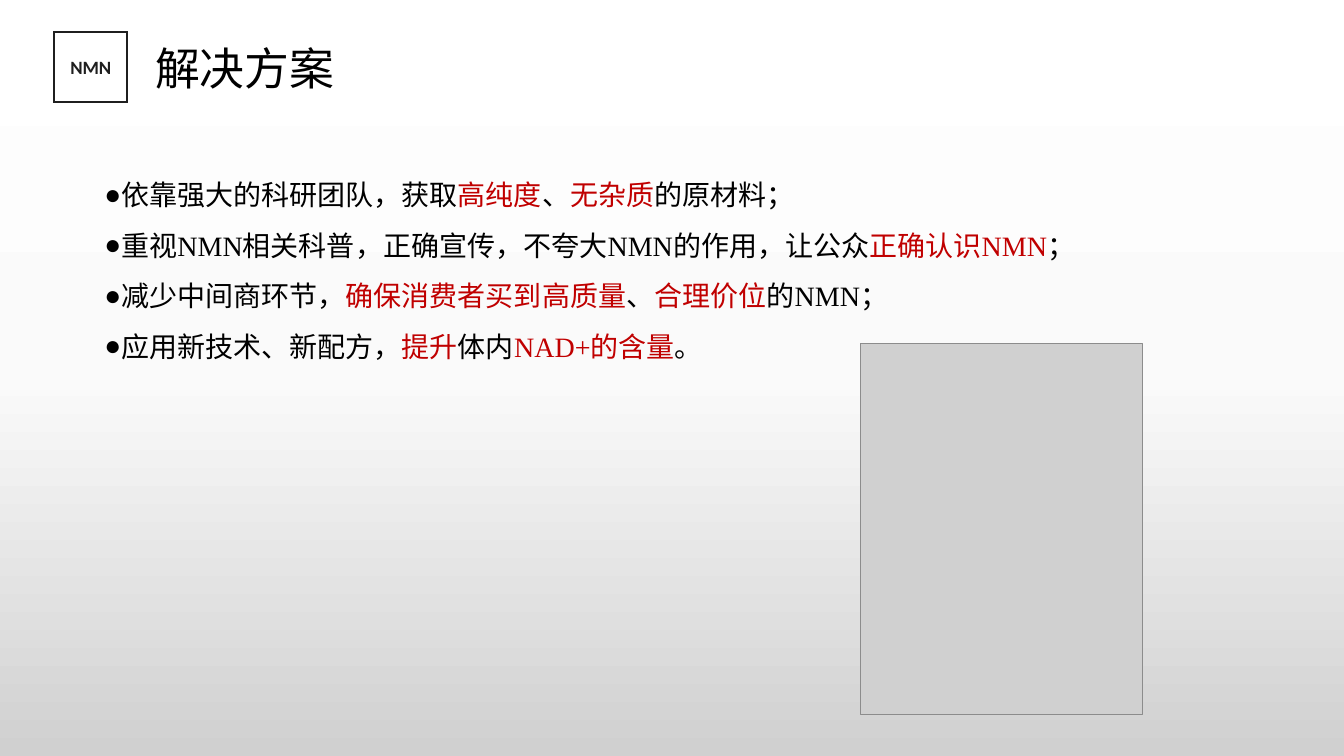
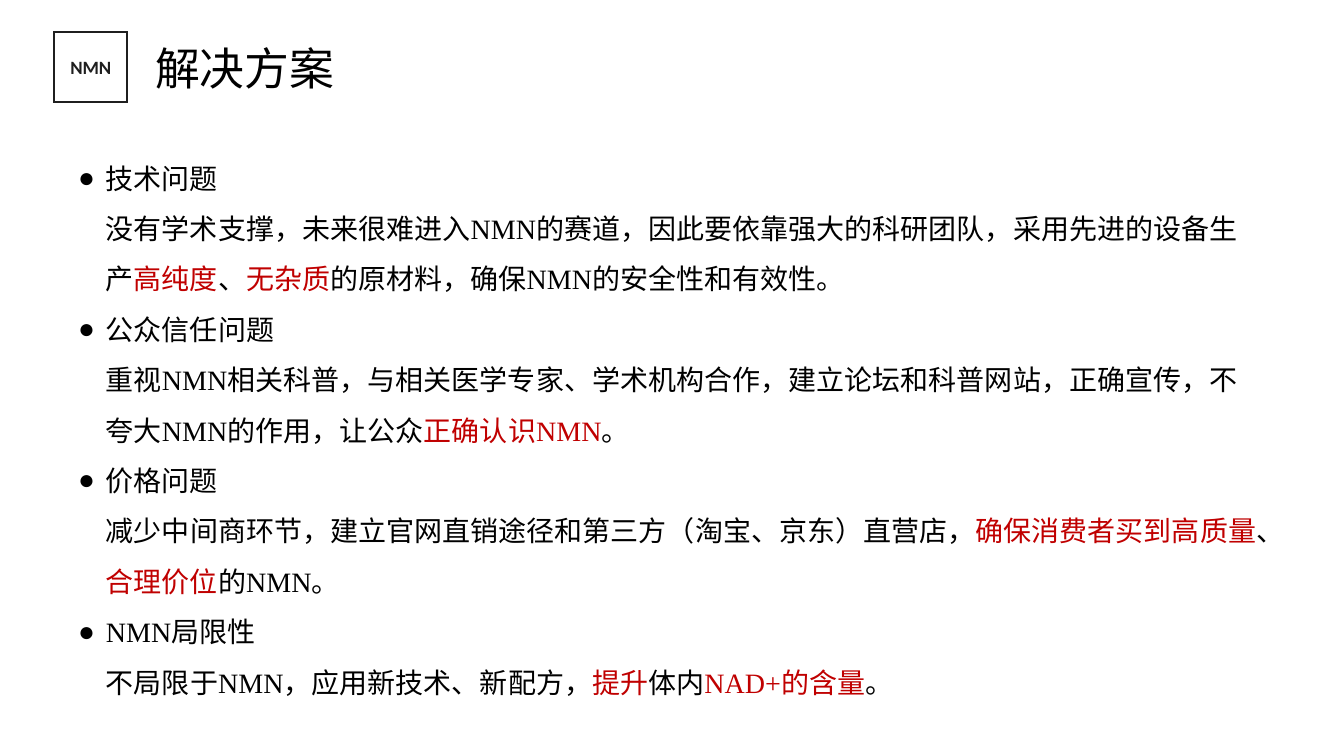
Before and after one commit to JuXue54/blockchain, a slide deck: slide 15 of temp/NMN商业计划书2.pptx. Drawn at 1344x756 pixels with LibreOffice and Linux fonts; fonts in the diff are those of the drawing; grey boxes stand for pictures; background and template pictures are left out. Boxes give left, top, right and bottom in pixels: in the first picture for what was removed or moved away, otherwise in the second. Text is boxed around its words. In the diff, an @@ line names an element or a change of style, - is before the commit and + after.

```diff
--- a/temp/NMN商业计划书2.pptx
+++ b/temp/NMN商业计划书2.pptx
@@ background gradient #FFFFFF to #FBFBFB to #D1D1D1 to #FFFFFF @@
@@ text at box(106, 165, 1284, 696): text changed @@
-● 依靠强大的科研团队，获取高纯度、无杂质的原材料；
-● 重视NMN相关科普，正确宣传，不夸大NMN的作用，让公众正确认识NMN；
-● 减少中间商环节，确保消费者买到高质量、合理价位的NMN；
-● 应用新技术、新配方，提升体内NAD+的含量。
+● 技术问题
+没有学术支撑，未来很难进入NMN的赛道，因此要依靠强大的科研团队，采用先进的设备生产高纯度、无杂质的原材料，确保NMN的安全性和有效性。
+● 公众信任问题
+重视NMN相关科普，与相关医学专家、学术机构合作，建立论坛和科普网站，正确宣传，不夸大NMN的作用，让公众正确认识NMN。
+● 价格问题
+减少中间商环节，建立官网直销途径和第三方（淘宝、京东）直营店，确保消费者买到高质量、合理价位的NMN。
+● NMN局限性
+不局限于NMN，应用新技术、新配方，提升体内NAD+的含量。
@@ picture removed at box(861, 344, 1142, 715) @@
```
Also in this commit, not shown: 23 other slides changed, 2 slides added, 2 slides removed.
